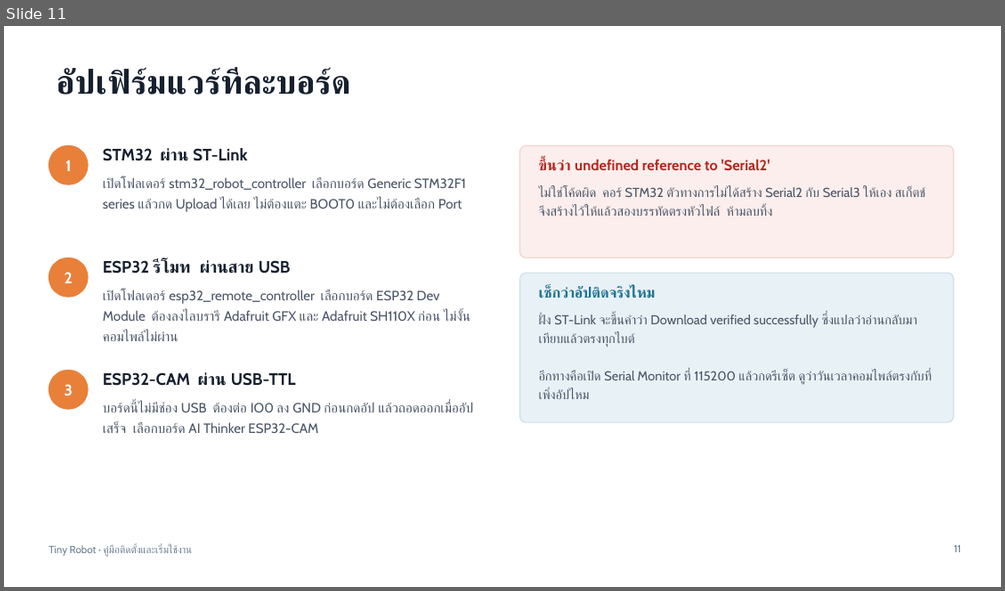
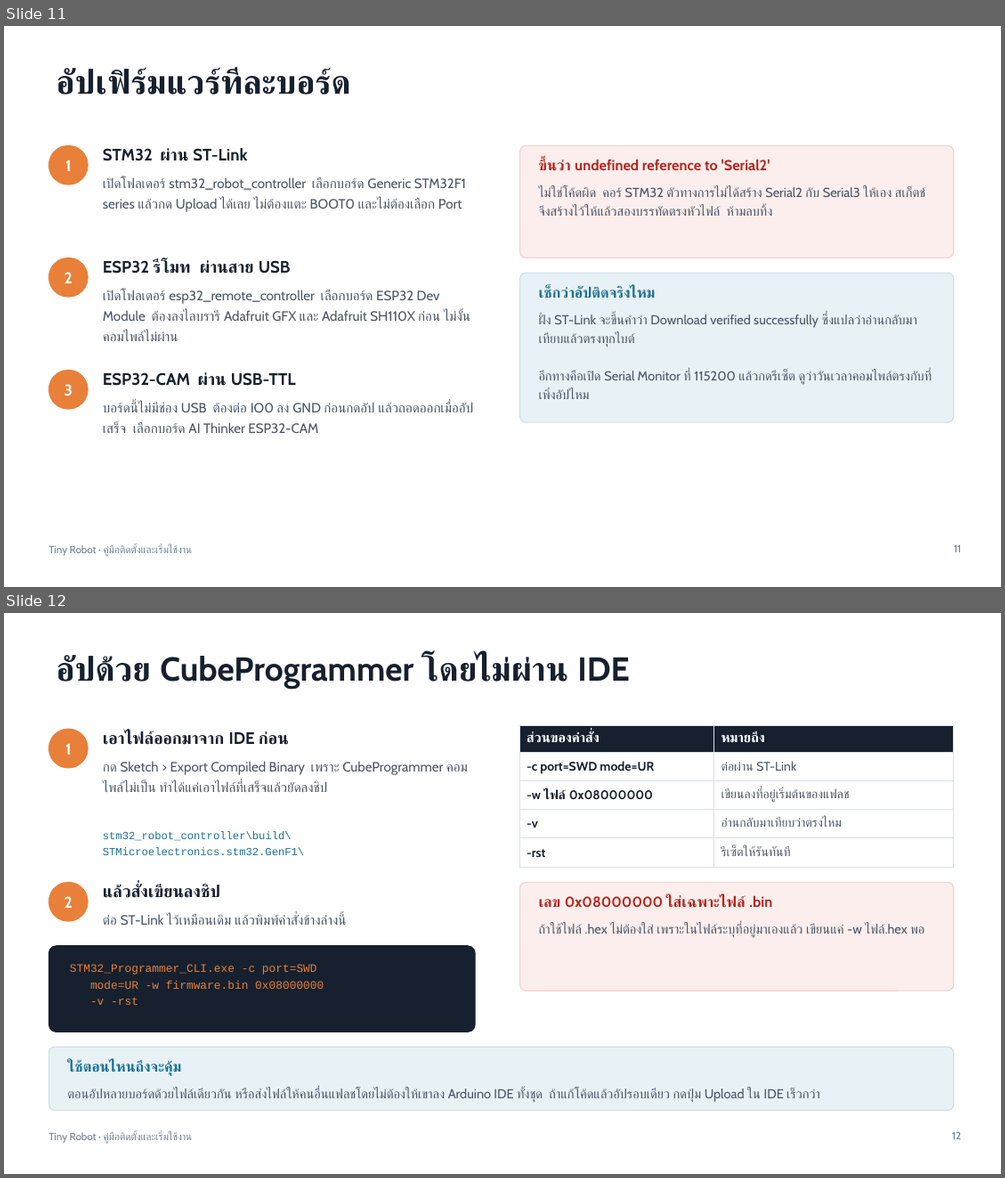
Before and after one commit to 65050090-nichanan/Tiny-robot, a slide deck: docs/Tiny-Robot-Setup-Guide-TH.pptx. Shown one above the other, each under a label of ours: slide 11 before the commit, slides 11 and 12 after it. The pictures are 1005x591 and 1005x1178 pixels, drawn with LibreOffice and Linux fonts; fonts in the diff are those of the drawing. Boxes give left, top, right and bottom in pixels: in the first picture for what was removed or moved away, otherwise in the second. Text is boxed around its words. In the diff, an @@ line names an element or a change of style, - is before the commit and + after.

```diff
--- a/docs/Tiny-Robot-Setup-Guide-TH.pptx
+++ b/docs/Tiny-Robot-Setup-Guide-TH.pptx
@@ slide 12 added at bbox=[4, 613, 1001, 1174], background #FFFFFF; not listed: 1 template element that a slide beside it also shows @@
@@ title added at bbox=[57, 655, 630, 689], 32 pt, text #16202E, bold @@
+อัปด้วย CubeProgrammer โดยไม่ผ่าน IDE
@@ ellipse added at bbox=[48, 729, 88, 768], fill #E8803A, outline #E8803A 1 pt @@
@@ text added at bbox=[65, 743, 71, 755], 15 pt, text #FFFFFF, bold @@
+1
@@ text added at bbox=[103, 730, 289, 745], 16 pt, text #16202E, bold @@
+เอาไฟล์ออกมาจาก IDE ก่อน
@@ table added at bbox=[520, 725, 954, 860], 5 rows, 2 columns @@
+ส่วนของคำสั่ง | หมายถึง
+-c port=SWD mode=UR | ต่อผ่าน ST-Link
+-w ไฟล์ 0x08000000 | เขียนลงที่อยู่เริ่มต้นของแฟลช
+-v | อ่านกลับมาเทียบว่าตรงไหม
+-rst | รีเซ็ตให้รันทันที
@@ text added at bbox=[103, 761, 443, 792], 13 pt, text #4A5568 @@
+กด Sketch > Export Compiled Binary เพราะ CubeProgrammer คอมไพล์ไม่เป็น ทำได้แค่เอาไฟล์ที่เสร็จแล้วยัดลงชิป
@@ text added at bbox=[103, 831, 304, 855], 10.5 pt, text #1C7293 @@
+stm32_robot_controller\build\
+STMicroelectronics.stm32.GenF1\
@@ ellipse added at bbox=[48, 882, 88, 921], fill #E8803A, outline #E8803A 1 pt @@
@@ text added at bbox=[65, 896, 73, 908], 15 pt, text #FFFFFF, bold @@
+2
@@ text added at bbox=[103, 884, 220, 898], 16 pt, text #16202E, bold @@
+แล้วสั่งเขียนลงชิป
@@ rounded rectangle added at bbox=[520, 882, 954, 990], fill #FBEEEC, outline #F0D3CE 1 pt @@
@@ text added at bbox=[539, 895, 772, 908], 14 pt, text #B3261E, bold @@
+เลข 0x08000000 ใส่เฉพาะไฟล์ .bin
@@ text added at bbox=[103, 914, 344, 925], 13 pt, text #4A5568 @@
+ต่อ ST-Link ไว้เหมือนเดิม แล้วพิมพ์คำสั่งข้างล่างนี้
@@ text added at bbox=[539, 924, 924, 938], 12.5 pt, text #4A5568 @@
+ถ้าใช้ไฟล์ .hex ไม่ต้องใส่ เพราะในไฟล์ระบุที่อยู่มาเองแล้ว เขียนแค่ -w ไฟล์.hex พอ
@@ rounded rectangle added at bbox=[48, 946, 475, 1032], fill #16202E, outline #16202E 1 pt @@
@@ text added at bbox=[70, 964, 324, 1005], 11 pt, text #E8803A @@
+STM32_Programmer_CLI.exe -c port=SWD
+mode=UR -w firmware.bin 0x08000000
+-v -rst
@@ rounded rectangle added at bbox=[48, 1046, 954, 1111], fill #E8F1F5, outline #CBE0E9 1 pt @@
@@ text added at bbox=[67, 1061, 181, 1076], 14 pt, text #1C7293, bold @@
+ใช้ตอนไหนถึงจะคุ้ม
@@ text added at bbox=[67, 1087, 820, 1103], 12.5 pt, text #4A5568 @@
+ตอนอัปหลายบอร์ดด้วยไฟล์เดียวกัน หรือส่งไฟล์ให้คนอื่นแฟลชโดยไม่ต้องให้เขาลง Arduino IDE ทั้งชุด ถ้าแก้โค้ดแล้วอัปรอบเดียว กดปุ่ม Upload ใน IDE เร็วกว่า
@@ page number added at bbox=[952, 1132, 961, 1139], 10 pt, text #6B7E93 @@
+12
```
Also in this commit, not shown: 2 other files.
